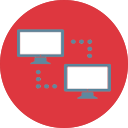
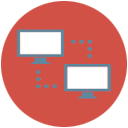
Layered file, before and after one edit (128 × 128). Changes by layer:
moved "Layer 0" above "Layer 1", painted on it over [0, 0, 128, 128]
painted on "Layer 1" over [0, 0, 128, 128]
